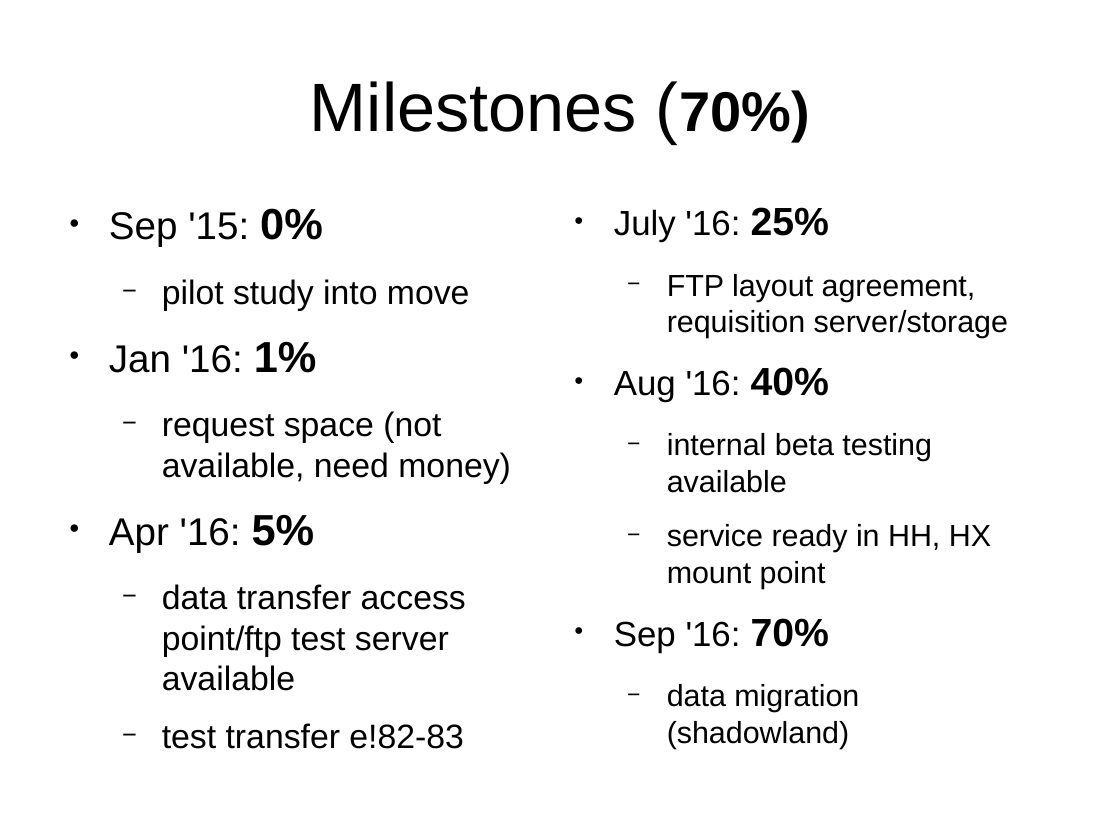
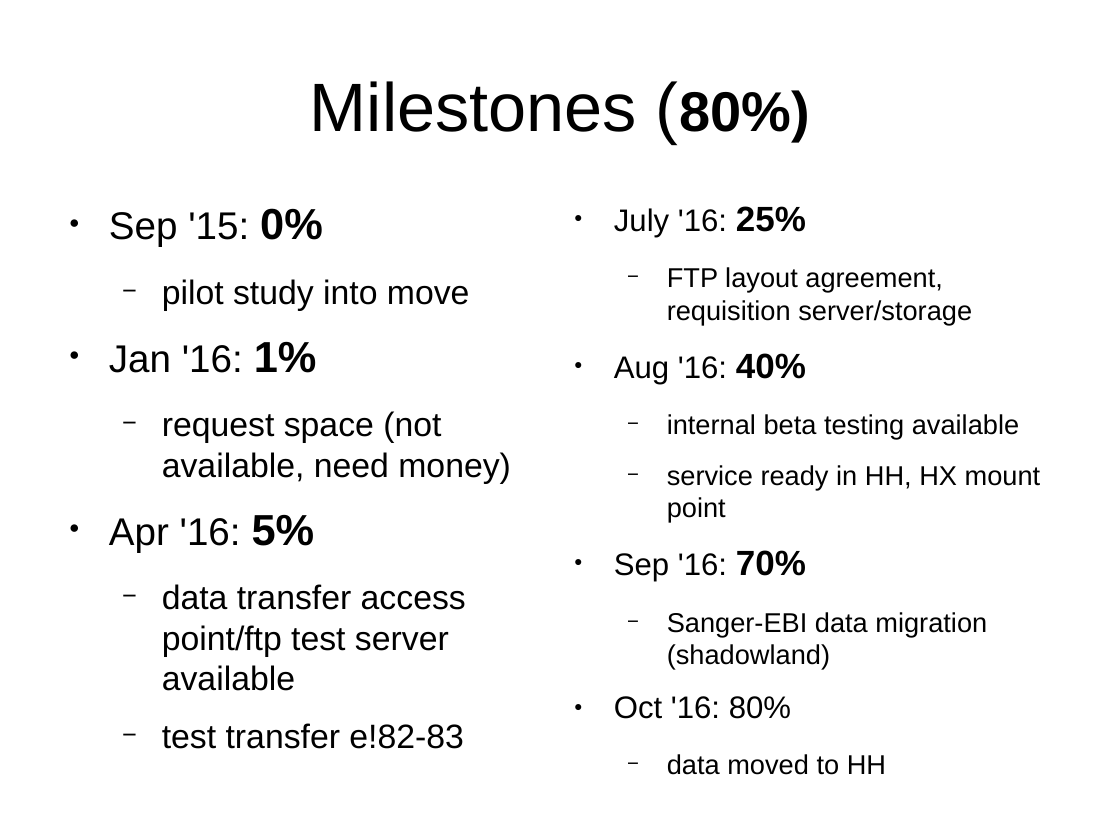
Before and after one commit to avullo/ensembl-migration-pm, a slide deck: slide 23 of data-review-10-16/talk.odp. Drawn at 1120x840 pixels with LibreOffice and Linux fonts; fonts in the diff are those of the drawing; background and template pictures are left out. Boxes give left, top, right and bottom in pixels: in the first picture for what was removed or moved away, otherwise in the second. Text is boxed around its words. In the diff, an @@ line names an element or a change of style, - is before the commit and + after.

```diff
--- a/data-review-10-16/talk.odp
+++ b/data-review-10-16/talk.odp
@@ title at [310, 81, 810, 140]: text changed @@
-Milestones (70%)
+Milestones (80%)
@@ text at [614, 267, 1041, 582]: size 22.4 to 20 pt in "July '16:", "Aug '16:", "Sep '16:"; size 25.2 to 22.5 pt in "25%", "40%", "70%"; size 19.6 to 17.5 pt in "FTP layout agreement, requisition server/storage", "internal beta testing available", "service ready in HH, HX mount point" @@
@@ text at [614, 612, 987, 775]: text changed; size 19.6 to 17.5 pt @@
-  − data migration (shadowland)
+  − Sanger-EBI data migration (shadowland)
+● Oct '16: 80%
+  − data moved to HH
```
Also in this commit, not shown: 12 other slides changed.
